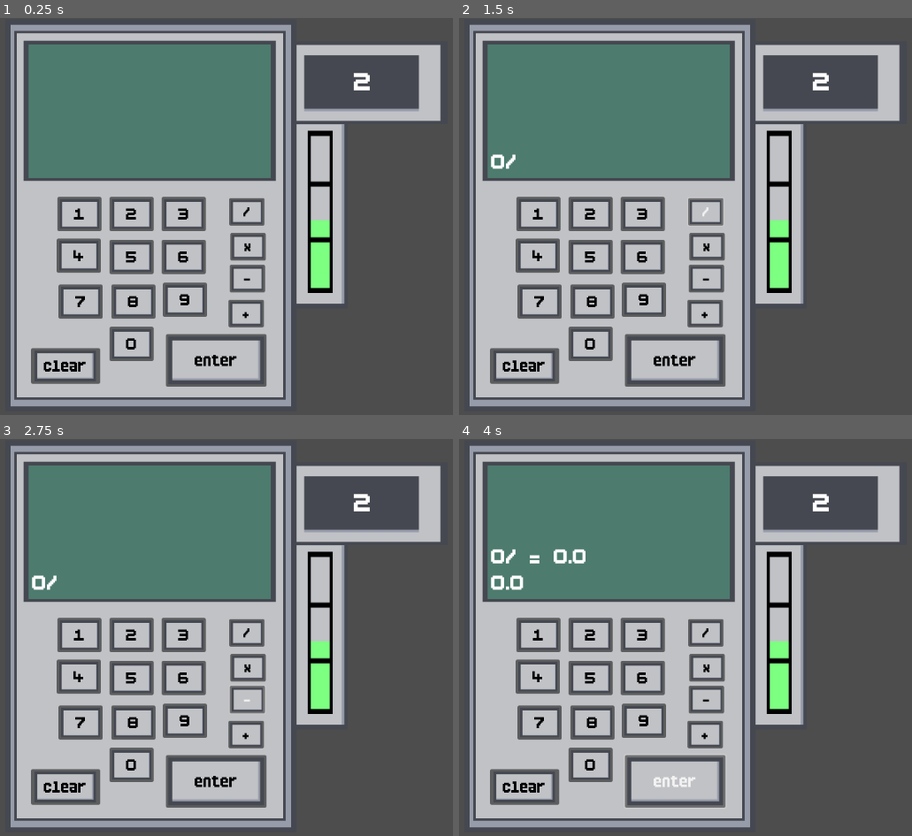
Above: before the commit, frames 1-4 (two rows, left to right).
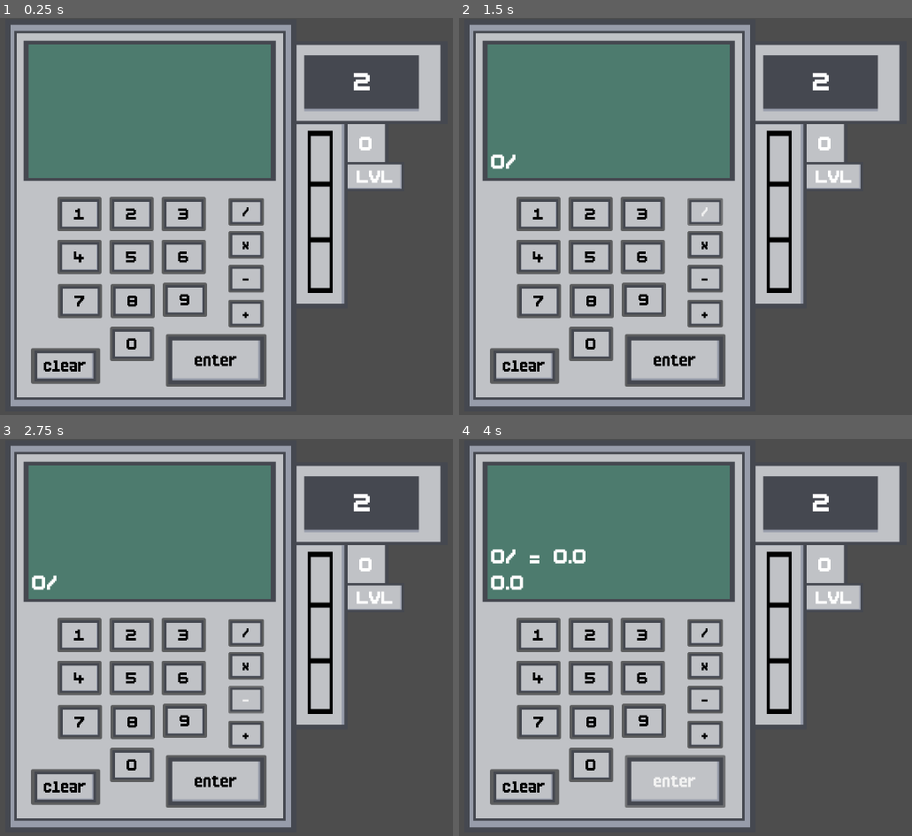
Above: after the commit, the same moments.

Repository: ShadowArcher289/i-dropped-my-calculator
Game: Godot game, scene res://scenes/main.tscn
Same seed, same stepped clock (60 frames per second), same inputs: the game is played once before the commit and once after it.
Inputs:
- Up to frame 1 (0.25 s): no input
- Up to frame 2 (1.5 s): click "0" at 0.5 s; click "/" at 1.25 s
- Up to frame 3 (2.75 s): click "-" at 2 s
- Up to frame 4 (4 s): click "+" at 2.75 s; click "enter" at 3.5 s

The runs differ from the first frame. In frame 1, 3.5% of the frame differs, in the area x 12-89%, y 26-87%; in frame 2, 3.5%; in frame 3, 3.5%; in frame 4, 3.5%.
Error before the commit: Invalid call. Nonexistent 'float' constructor. (res://scripts/calculator.gd:10)
Error after the commit: Invalid call. Nonexistent 'float' constructor. (res://scripts/calculator.gd:44)

Commit message:
implemented levels and randomness

Diff:
--- a/project.godot
+++ b/project.godot
@@ -15,6 +15,10 @@
 config/features=PackedStringArray("4.5", "GL Compatibility")
 config/icon="res://icon.svg"
 
+[autoload]
+
+SignalBus="*res://scripts/SignalBus.gd"
+
 [rendering]
 
 renderer/rendering_method="gl_compatibility"
--- a/scenes/calculator.tscn
+++ b/scenes/calculator.tscn
@@ -55,10 +55,10 @@
 icon_alignment = 1
 
 [node name="button4" type="Button" parent="Buttons"]
-offset_left = 88.5
-offset_top = 360.0
-offset_right = 160.5
-offset_bottom = 416.0
+offset_left = 89.5
+offset_top = 362.0
+offset_right = 161.5
+offset_bottom = 418.0
 theme_override_colors/font_color = Color(0, 0, 0, 1)
 theme_override_fonts/font = ExtResource("2_q1y2q")
 theme_override_font_sizes/font_size = 32
@@ -91,10 +91,10 @@
 icon_alignment = 1
 
 [node name="button7" type="Button" parent="Buttons"]
-offset_left = 91.5
-offset_top = 435.0
-offset_right = 163.5
-offset_bottom = 491.0
+offset_left = 90.5
+offset_top = 434.0
+offset_right = 162.5
+offset_bottom = 490.0
 theme_override_colors/font_color = Color(0, 0, 0, 1)
 theme_override_fonts/font = ExtResource("2_q1y2q")
 theme_override_font_sizes/font_size = 32
@@ -103,10 +103,10 @@
 icon_alignment = 1
 
 [node name="button8" type="Button" parent="Buttons"]
-offset_left = 177.5
-offset_top = 435.0
-offset_right = 249.5
-offset_bottom = 491.0
+offset_left = 176.5
+offset_top = 434.0
+offset_right = 248.5
+offset_bottom = 490.0
 theme_override_colors/font_color = Color(0, 0, 0, 1)
 theme_override_fonts/font = ExtResource("2_q1y2q")
 theme_override_font_sizes/font_size = 32
@@ -127,9 +127,9 @@
 icon_alignment = 1
 
 [node name="button0" type="Button" parent="Buttons"]
-offset_left = 174.5
+offset_left = 175.5
 offset_top = 504.0
-offset_right = 246.5
+offset_right = 247.5
 offset_bottom = 560.0
 theme_override_colors/font_color = Color(0, 0, 0, 1)
 theme_override_fonts/font = ExtResource("2_q1y2q")
@@ -139,9 +139,9 @@
 icon_alignment = 1
 
 [node name="buttonDivide" type="Button" parent="Buttons"]
-offset_left = 369.50003
+offset_left = 368.5
 offset_top = 294.0
-offset_right = 441.50003
+offset_right = 440.5
 offset_bottom = 350.0
 scale = Vector2(0.8, 0.8)
 theme_override_colors/font_color = Color(0, 0, 0, 1)
@@ -152,10 +152,10 @@
 icon_alignment = 1
 
 [node name="buttonMultiply" type="Button" parent="Buttons"]
-offset_left = 371.50003
-offset_top = 351.0
-offset_right = 443.50003
-offset_bottom = 407.0
+offset_left = 368.5
+offset_top = 348.0
+offset_right = 440.5
+offset_bottom = 404.0
 scale = Vector2(0.8, 0.8)
 theme_override_colors/font_color = Color(0, 0, 0, 1)
 theme_override_fonts/font = ExtResource("2_q1y2q")
@@ -165,10 +165,10 @@
 icon_alignment = 1
 
 [node name="buttonSubtract" type="Button" parent="Buttons"]
-offset_left = 370.50003
+offset_left = 368.5
 offset_top = 403.0
-offset_right = 442.50003
-offset_bottom = 459.0
+offset_right = 440.5
+offset_bottom = 459.25
 scale = Vector2(0.8, 0.8)
 theme_override_colors/font_color = Color(0, 0, 0, 1)
 theme_override_fonts/font = ExtResource("2_q1y2q")
--- a/scenes/exp_bar.tscn
+++ b/scenes/exp_bar.tscn
@@ -1,14 +1,26 @@
-[gd_scene load_steps=7 format=3 uid="uid://b6ng52oealvwa"]
+[gd_scene load_steps=9 format=3 uid="uid://b6ng52oealvwa"]
 
 [ext_resource type="Script" uid="uid://csmvm02gc0jff" path="res://scripts/exp_bar.gd" id="1_hlrur"]
 [ext_resource type="Texture2D" uid="uid://d4jskux0ii8tb" path="res://assets/calculator/BigButton.png" id="1_j70uk"]
 [ext_resource type="Texture2D" uid="uid://dc3tpnt3as7cp" path="res://assets/calculator/ExpBarTop.png" id="1_uwwo8"]
 [ext_resource type="Texture2D" uid="uid://b1yqvamyurtni" path="res://assets/calculator/ExpBarCore.png" id="2_j70uk"]
+[ext_resource type="Texture2D" uid="uid://xjy4sa3lk3p7" path="res://assets/calculator/EnterButton.png" id="3_w7p5i"]
 [ext_resource type="Texture2D" uid="uid://cdgtufar8ibrq" path="res://assets/calculator/NumberMarker.png" id="4_ekkt7"]
+[ext_resource type="Texture2D" uid="uid://bng2w8i4kdg6h" path="res://assets/calculator/NumberButton.png" id="4_o3m62"]
 [ext_resource type="Theme" uid="uid://c635ramjqf4e0" path="res://assets/CalculatorButtonsStyle.tres" id="5_o3m62"]
 
 [node name="ExpBar" type="Node2D"]
 script = ExtResource("1_hlrur")
+
+[node name="NumberButton" type="Sprite2D" parent="."]
+position = Vector2(123.000015, 166.00002)
+rotation = 1.5707964
+scale = Vector2(1.1384029, 1.5536141)
+texture = ExtResource("4_o3m62")
+
+[node name="EnterButton" type="Sprite2D" parent="."]
+position = Vector2(137, 222)
+texture = ExtResource("3_w7p5i")
 
 [node name="BigButton" type="Sprite2D" parent="."]
 position = Vector2(47, 280.02692)
@@ -22,7 +34,6 @@
 offset_right = 292.70175
 offset_bottom = 453.0
 rotation = -1.5707964
-value = 45.0
 allow_greater = true
 nine_patch_stretch = true
 texture_over = ExtResource("1_uwwo8")
@@ -33,7 +44,7 @@
 scale = Vector2(1.4609375, 0.703125)
 texture = ExtResource("4_ekkt7")
 
-[node name="GoalNumber" type="RichTextLabel" parent="."]
+[node name="GoalNumberDisplay" type="RichTextLabel" parent="."]
 offset_left = 26.0
 offset_top = 28.024391
 offset_right = 210.0
@@ -43,3 +54,25 @@
 text = "2"
 horizontal_alignment = 1
 vertical_alignment = 1
+
+[node name="LevelDisplay" type="RichTextLabel" parent="."]
+offset_left = 100.0
+offset_top = 146.0
+offset_right = 147.0
+offset_bottom = 191.0
+theme = ExtResource("5_o3m62")
+theme_override_font_sizes/normal_font_size = 40
+text = "0"
+horizontal_alignment = 1
+vertical_alignment = 1
+
+[node name="RichTextLabel2" type="RichTextLabel" parent="."]
+offset_left = 102.0
+offset_top = 200.0
+offset_right = 176.0
+offset_bottom = 245.0
+theme = ExtResource("5_o3m62")
+theme_override_font_sizes/normal_font_size = 36
+text = "LVL"
+horizontal_alignment = 1
+vertical_alignment = 1
--- /dev/null
+++ b/scripts/SignalBus.gd
@@ -0,0 +1,3 @@
+extends Node
+
+signal calculated_result(result: float); ## signal for the returned value from the calculator
--- a/scripts/calculator.gd
+++ b/scripts/calculator.gd
@@ -1,10 +1,44 @@
 extends Node2D
+
+@onready var button_1: Button = $Buttons/button1
+@onready var button_2: Button = $Buttons/button2
+@onready var button_3: Button = $Buttons/button3
+@onready var button_4: Button = $Buttons/button4
+@onready var button_5: Button = $Buttons/button5
+@onready var button_6: Button = $Buttons/button6
+@onready var button_7: Button = $Buttons/button7
+@onready var button_8: Button = $Buttons/button8
+@onready var button_9: Button = $Buttons/button9
+@onready var button_0: Button = $Buttons/button0
+@onready var button_divide: Button = $Buttons/buttonDivide
+@onready var button_multiply: Button = $Buttons/buttonMultiply
+@onready var button_subtract: Button = $Buttons/buttonSubtract
+@onready var button_add: Button = $Buttons/buttonAdd
+@onready var button_enter: Button = $Buttons/buttonEnter
+@onready var button_clear: Button = $Buttons/buttonClear
 
 @onready var screen_text: RichTextLabel = $ScreenText
 
 var screen_display = "";
 var calculation: Array = [];
 
+func _ready() -> void:
+	button_1.focus_mode = Control.FOCUS_NONE;
+	button_2.focus_mode = Control.FOCUS_NONE;
+	button_3.focus_mode = Control.FOCUS_NONE;
+	button_4.focus_mode = Control.FOCUS_NONE;
+	button_5.focus_mode = Control.FOCUS_NONE;
+	button_6.focus_mode = Control.FOCUS_NONE;
+	button_7.focus_mode = Control.FOCUS_NONE;
+	button_8.focus_mode = Control.FOCUS_NONE;
+	button_9.focus_mode = Control.FOCUS_NONE;
+	button_0.focus_mode = Control.FOCUS_NONE;
+	button_divide.focus_mode = Control.FOCUS_NONE;
+	button_multiply.focus_mode = Control.FOCUS_NONE;
+	button_subtract.focus_mode = Control.FOCUS_NONE;
+	button_add.focus_mode = Control.FOCUS_NONE;
+	button_enter.focus_mode = Control.FOCUS_NONE;
+	button_clear.focus_mode = Control.FOCUS_NONE;
 
 func divide(x, y) -> float: ## x / y
 	return float(x) / float(y);
@@ -23,6 +57,11 @@
 	screen_text.text = screen_display;
 
 func run_calc() -> float:
+
+	var x = "";
+	var operation = "";
+	var y = "";
+
 	screen_display += " = ";
 
 	var final_result = null;
@@ -37,9 +76,9 @@
 			continue;
 		else:
 			print(str(calculation) + " | " + str(i))
-			var x = calculation.get(i);
-			var operation = "";
-			var y = "";
+			x = calculation.get(i);
+			operation = "";
+			y = "";
 
 			if(final_result != null): # set x to the last result if one is present
 				x = final_result;
@@ -52,19 +91,32 @@
 			match operation:
 				"/":
 					final_result = divide(x, y);
+					print("unmodified_result: " + str(final_result));
+					# randomizer
+					final_result *= randf_range(0.9, 1.1)
+					final_result = snapped(final_result, 0.01);
 				"*":
 					final_result = multiply(x, y);
+					print("unmodified_result: " + str(final_result));
+					# randomizer
+					final_result *= randf_range(0.8, 1.2)
+					final_result = snapped(final_result, 0.01);
 				"-":
 					final_result = subtract(x, y);
+					print("unmodified_result: " + str(final_result));
+					# randomizer
+					final_result *= randf_range(0.75, 1.35)
+					final_result = snapped(final_result, 0.01);
 				"+":
 					final_result = addition(x, y);
+					print("unmodified_result: " + str(final_result));
+					# randomizer
+					final_result *= randf_range(0.6, 1.4)
+					final_result = snapped(final_result, 0.01);
 
 			if((i+3) >= calculation.size()):
 				break;
 			i = i + 2; # move by 2 values
-
-	#final_result *= randf_range(0, 2)
-	#final_result = snapped(final_result, 0.01);
 
 	calculation.resize(0); # reset the calculation array
 	calculation.append(str(final_result));
@@ -82,6 +134,7 @@
 		print(screen_display + str(calculation))
 
 	update_screen();
+	SignalBus.calculated_result.emit(float(final_result), operation);
 	return float(final_result);
 
 func add_to_calc(value: String) -> void: ## adds the input to the calculation, and calls to update the screen
--- a/scripts/exp_bar.gd
+++ b/scripts/exp_bar.gd
@@ -1,9 +1,44 @@
 extends Node2D
 
 @onready var exp_bar_display: TextureProgressBar = $ExpBarDisplay
-@onready var goal_number: RichTextLabel = $GoalNumber
+@onready var level_display: RichTextLabel = $LevelDisplay
+@onready var goal_number_display: RichTextLabel = $GoalNumberDisplay
 
 var goal_value = 2;
+var experience = 0;
+var level = 0;
+
+func _ready() -> void:
+	SignalBus.calculated_result.connect(_result_calculated);
 
 func new_goal() -> void:
-	goal_value = randi_range(0, 99999);
+	goal_value = randi_range(0, 999);
+	goal_number_display.text = str(goal_value);
+
+func gain_exp(gained_exp: int) -> void: ## increase exp
+	experience += gained_exp;
+	level = int(experience/100.0);
+
+	exp_bar_display.value = experience % 100;
+	level_display.text = str(int(level));
+
+func _result_calculated(result: float, operation: String) -> void:
+	if((result >= float(goal_value-0.5) && (result <= float(goal_value+0.5)))):
+		var gained_exp = 0;
+		match operation:
+			"/":
+				gained_exp = (60);
+			"*":
+				gained_exp = (45);
+			"-":
+				gained_exp = (40);
+			"+":
+				gained_exp = (35);
+			_:
+				print_debug("invalid operation: " + operation);
+
+		if(result == float(goal_value)): # tripple the gained exp if the exact result is returned
+			gained_exp *= 3;
+
+		gain_exp(gained_exp);
+		new_goal();
Not shown, added: scripts/SignalBus.gd.uid
